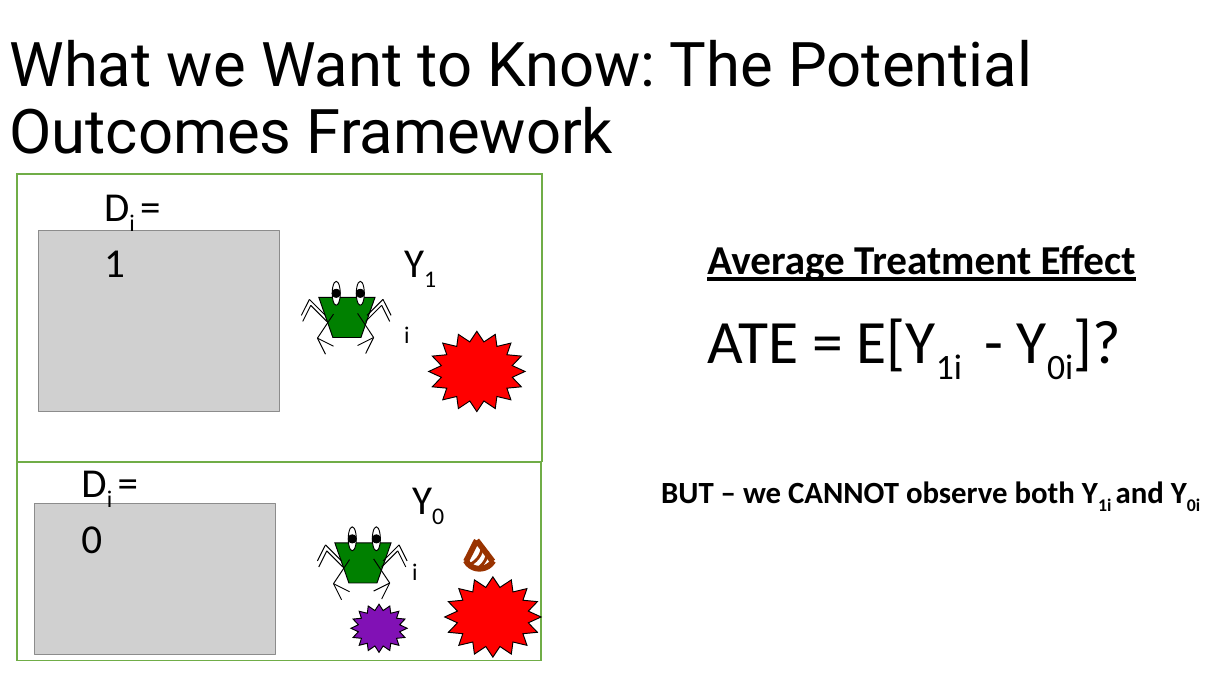
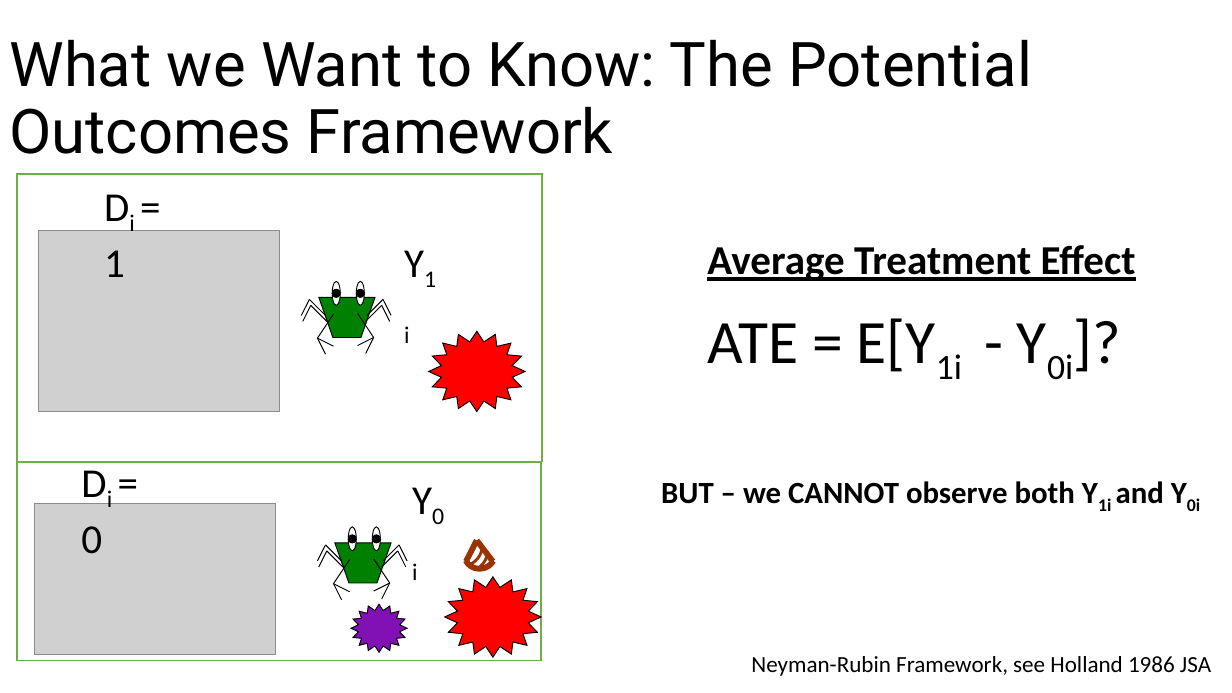
Before and after one commit to biol607/biol607.github.io, a slide deck: slide 10 of lectures/causal_diagrams.pptx. Drawn at 1232x693 pixels with LibreOffice and Linux fonts; fonts in the diff are those of the drawing; grey boxes stand for pictures. Boxes give left, top, right and bottom in pixels: in the first picture for what was removed or moved away, otherwise in the second. Text is boxed around its words. In the diff, an @@ line names an element or a change of style, - is before the commit and + after.

Commit message:
Small fixes

```diff
--- a/lectures/causal_diagrams.pptx
+++ b/lectures/causal_diagrams.pptx
@@ text added at [751, 656, 1211, 676], 18 pt, text #000000 @@
+Neyman-Rubin Framework, see Holland 1986 JSA
```
Also in this commit, not shown: 1 slide added.
